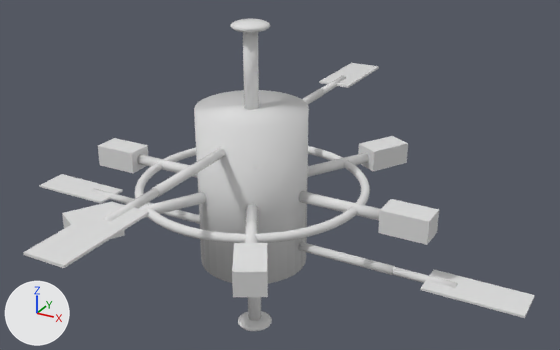
An edit to the Blender file assets/blender/station.blend, drawn before and after from the same camera.
Camera for both pictures: a 50 mm lens placed at (6.67, -11.1, 5.87), pointed at (0.4, 0.31, 0.17). The lights are fixed; the arrows at lower left show +X, +Y and +Z. The first picture is the older version.

Objects in the first picture: 'comms_dishes', 'comms_towers', 'core_main', 'core_ring', 'dock_struts', 'docks', 'solar_arms', 'solar_booms', 'solar_panels'.
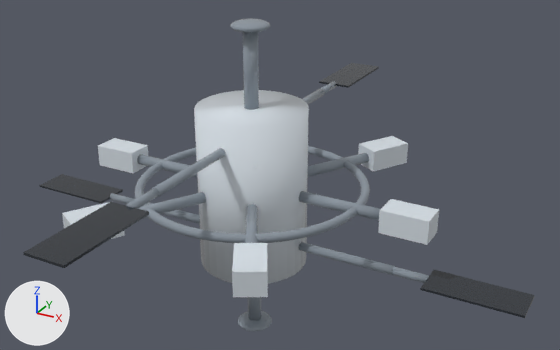
Where the change shows, as pixel boxes (x1, y1, x2, y2) in the pictures (560 x 350 px):
'solar_panels', recoloured: (23, 63, 535, 318) in both
'core_ring', recoloured: (135, 146, 370, 243) in both
'dock_struts', recoloured: (137, 153, 380, 243) in both
'solar_booms', recoloured: (148, 88, 395, 275) in both
'comms_towers', recoloured (light grey to grey): (243, 32, 261, 320) in both
'solar_arms', recoloured: (110, 81, 429, 283) in both
'comms_dishes', recoloured: (230, 18, 272, 331) in both

Diff of the bpy script that builds the scene:
```diff
--- a/assets/blender/station.blend.py
+++ b/assets/blender/station.blend.py
@@ mat_strut_mat @@
 mat_strut_mat = principled_material('strut_mat')
-mat_strut_mat.base_color = (0.753, 0.753, 0.753)  # light grey #e1e1e1
+mat_strut_mat.base_color = (0.254, 0.296, 0.342)  # grey #8a949e
 mat_strut_mat.roughness = 0.0
@@ mat_panel_mat @@
 mat_panel_mat = principled_material('panel_mat')
-mat_panel_mat.base_color = (0.753, 0.753, 0.753)  # light grey #e1e1e1
+mat_panel_mat.base_color = (0.0232, 0.0284, 0.0369)  # dark grey #2a2f36
 mat_panel_mat.roughness = 0.0
@@ mat_tower_mat @@
 mat_tower_mat = principled_material('tower_mat')
-mat_tower_mat.base_color = (0.753, 0.753, 0.753)  # light grey #e1e1e1
+mat_tower_mat.base_color = (0.254, 0.296, 0.342)  # grey #8a949e
 mat_tower_mat.roughness = 0.0
@@ mat_arm_mat @@
+mat_arm_mat = principled_material('arm_mat')
+mat_arm_mat.base_color = (0.254, 0.296, 0.342)  # grey #8a949e
+mat_arm_mat.roughness = 0.0
@@ me_cylinder_001 @@
 # used by ob_solar_arms; parent = ob_station_root; location = (0.0, 0.0, 0.0)
-me_cylinder_001.from_pydata(...)  # 64 vertices, 34 faces; spans x -0.07..0.07, y 2.8..3.9, z 0.93..1.07
-me_cylinder_001.materials.append(mat_strut_mat)  # light grey #e1e1e1
+me_cylinder_001.from_pydata(...)  # 64 vertices, 34 faces; spans x -0.07..0.07, y 2.75..3.41, z 0.93..1.07
+# edits to the shape of me_cylinder_001 do not show in these pictures
+me_cylinder_001.materials.append(mat_arm_mat)  # grey #8a949e
```
